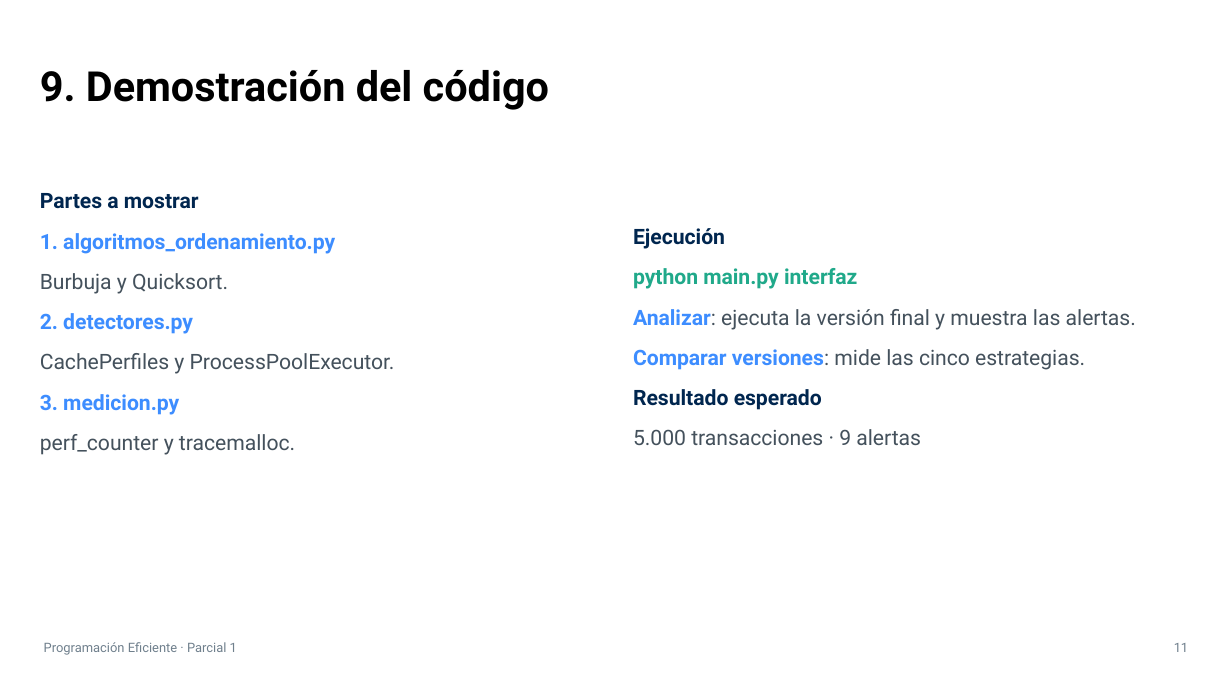
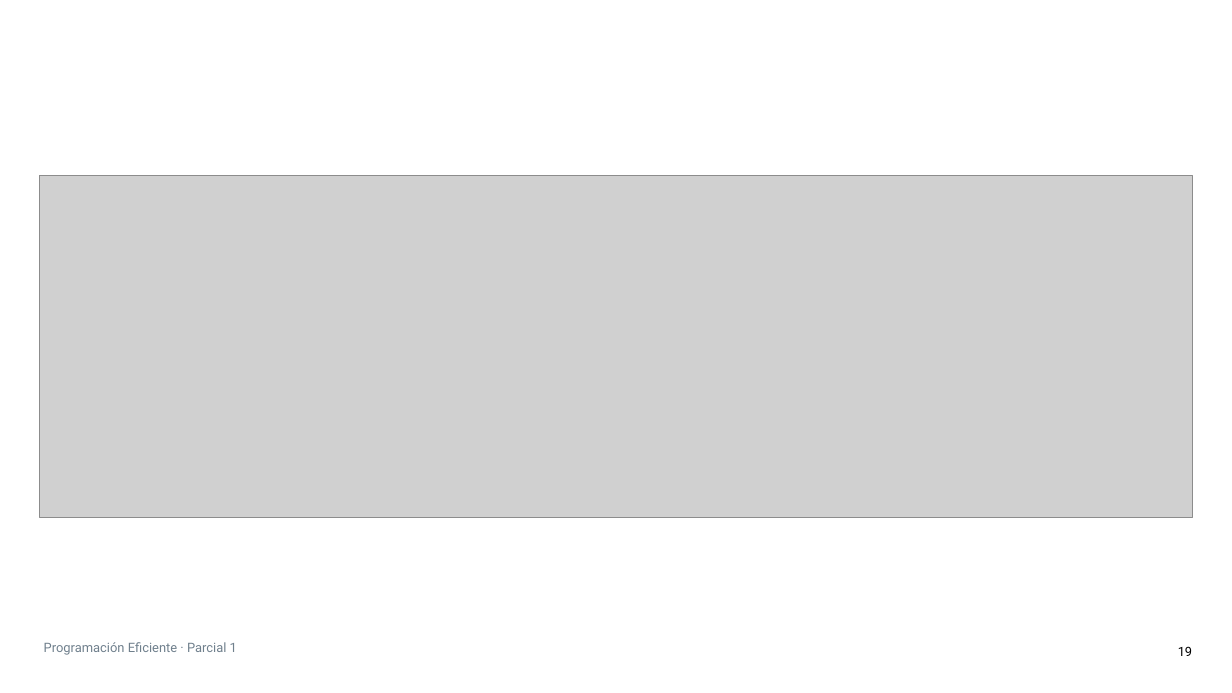
Before and after one commit to Alesso-Chiavarino/PE, a slide deck: slide 19 of parcial_1/presentacion/Parcial-1-Programacion-Eficiente.pptx (slide 11 before the commit). Drawn at 1232x693 pixels with LibreOffice and Linux fonts; fonts in the diff are those of the drawing; grey boxes stand for pictures. Boxes give left, top, right and bottom in pixels: in the first picture for what was removed or moved away, otherwise in the second. Text is boxed around its words. In the diff, an @@ line names an element or a change of style, - is before the commit and + after.

```diff
--- a/parcial_1/presentacion/Parcial-1-Programacion-Eficiente.pptx
+++ b/parcial_1/presentacion/Parcial-1-Programacion-Eficiente.pptx
@@ title removed at <box>40,70,549,110</box> @@
-9. Demostración del código
@@ picture added at <box>40,175,1192,518</box> @@
@@ text removed at <box>40,193,395,455</box> @@
-Partes a mostrar
-1. algoritmos_ordenamiento.py
-Burbuja y Quicksort.
-2. detectores.py
-CachePerfiles y ProcessPoolExecutor.
-3. medicion.py
-perf_counter y tracemalloc.
@@ text removed at <box>633,228,1136,445</box> @@
-Ejecución
-python main.py interfaz
-Analizar: ejecuta la versión final y muestra las alertas.
-Comparar versiones: mide las cinco estrategias.
-Resultado esperado
-5.000 transacciones · 9 alertas
@@ page number at <box>1178,646,1192,656</box>: vertical alignment middle to bottom @@
@@ page number at <box>1178,646,1192,656</box>: text changed; text colour #70808D to #000000 @@
-11
+19
```
Also in this commit, not shown: 11 other slides changed, 10 slides added, 1 other file.
